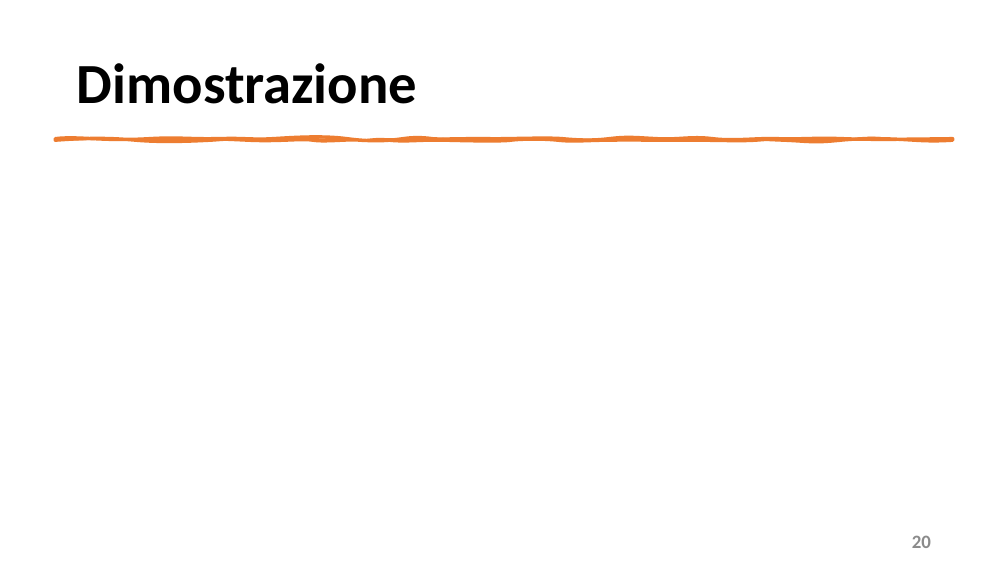
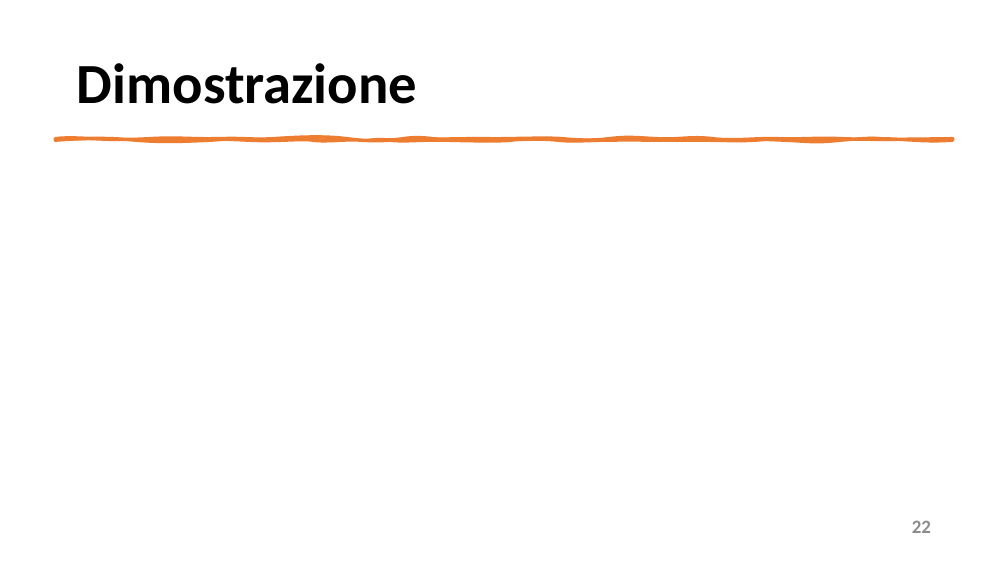
Before and after one commit to mangilimatteo/Progetto_Ingegneria_Software_Cattaneo_Mangili_Saini, a slide deck: slide 22 of Presentazione/Presentazione_Progetto.pptx (slide 21 before the commit). Drawn at 1008x567 pixels with LibreOffice and Linux fonts; fonts in the diff are those of the drawing. Boxes give left, top, right and bottom in pixels: in the first picture for what was removed or moved away, otherwise in the second. Text is boxed around its words. In the diff, an @@ line names an element or a change of style, - is before the commit and + after.

```diff
--- a/Presentazione/Presentazione_Progetto.pptx
+++ b/Presentazione/Presentazione_Progetto.pptx
@@ text at bbox=[912, 521, 931, 533]: text changed @@
-20
+22
```
Also in this commit, not shown: 12 other slides changed, 1 slide added.
